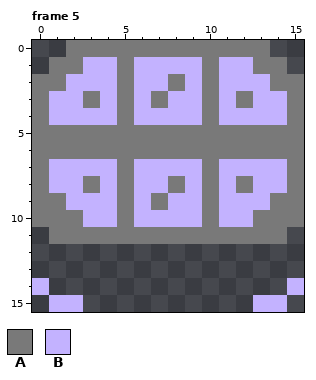
A pixel-art file gets an edit: Sprites/platform.aseprite. Above, as it was before the edit.
16x16 pixels, 5 frames. Shown: frame 5. The commit also changed other frames, which this record leaves out.
Palette (. is transparent): A #797979  B #c3b2ff
The same view after the edit:
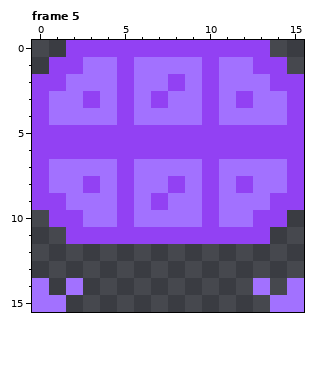
Difference:
Colour A changes from #797979 to #9241f3.
Colour B changes from #c3b2ff to #a271ff.
Frame 5:
The edit adds colour B in row 14 at x 2 and 13; in row 15 at x 0 and 15.
Colour A is gone in row 10 at x 0 and 15; in row 11 at x 1 and 14.
Colour B is gone in row 15 at x 2 and 13.
Pixel boxes of the changes (left, top, right, bottom) in both pictures:
changed: (32, 40, 304, 312)
